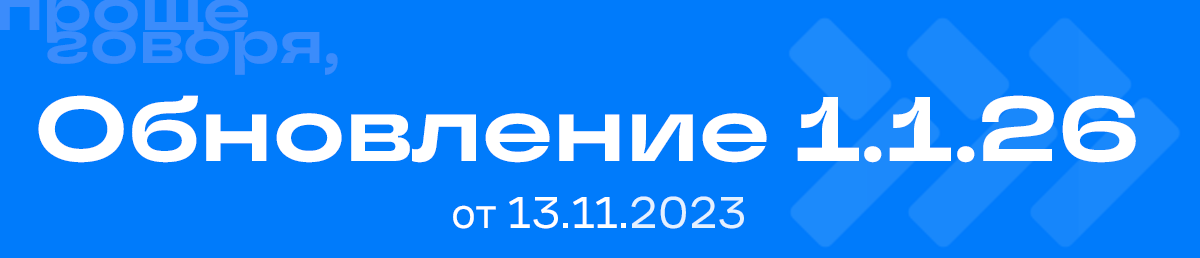
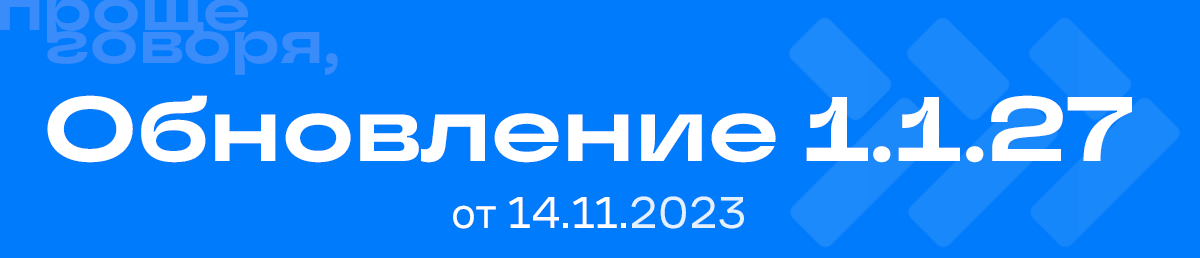
Layered file, before and after one edit (1200×258). Changes by layer:
renamed "Обновление 1.1.26" to "Обновление 1.1.27", painted on it over [38, 95, 1136, 163]
renamed "от 13.11.2023" to "от 14.11.2023", painted on it over [533, 197, 559, 229]
